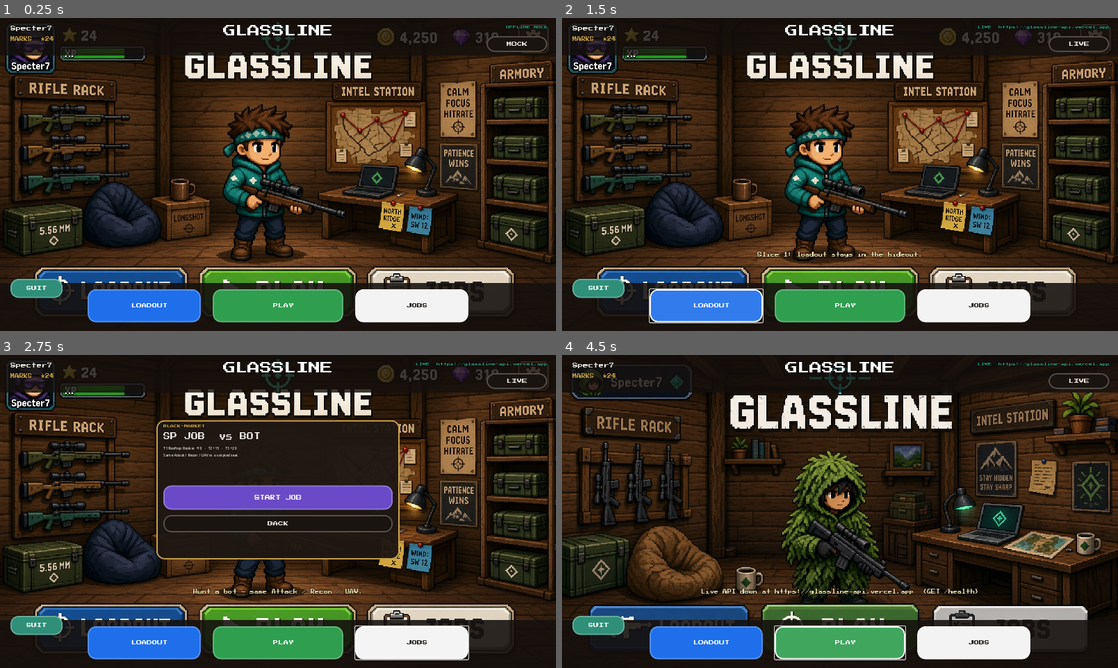
Above: before the commit, frames 1-4 (two rows, left to right).
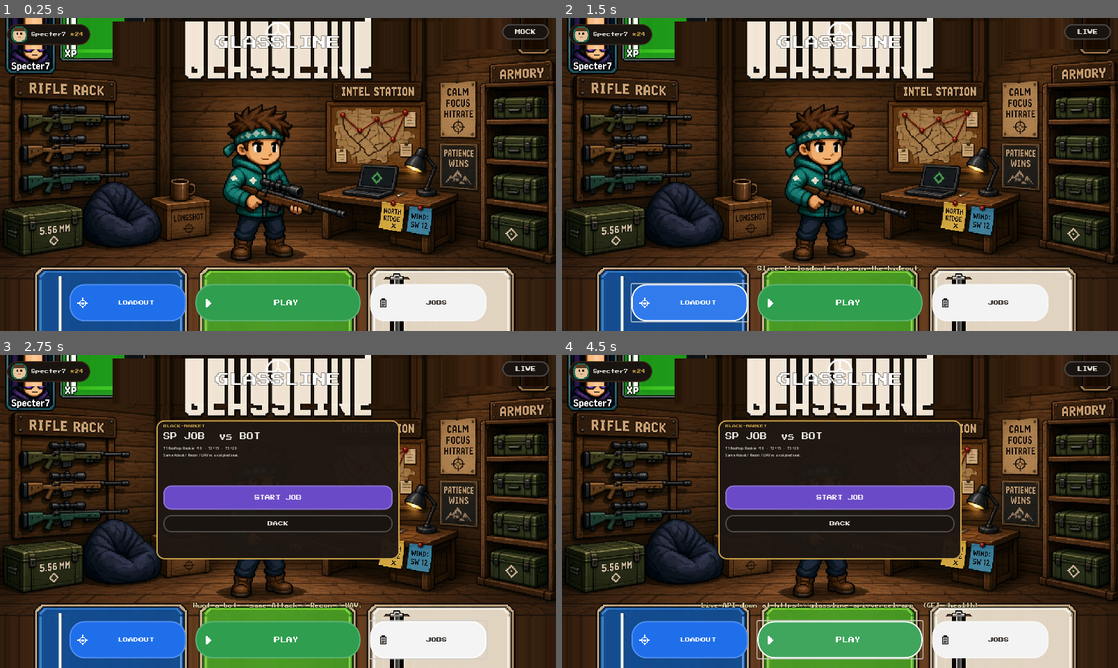
Above: after the commit, the same moments.

Repository: physikal/glassline-godot
Game: Godot game, scene res://scenes/lobby/hideout_lobby.tscn
Same seed, same stepped clock (60 frames per second), same inputs: the game is played once before the commit and once after it.
Inputs (mouse positions are in pixels of both pictures, inside the frame that each line leads up to; where the layout moved, square brackets give the same spot in the first picture):
- Up to frame 1 (0.25 s): no input
- Up to frame 2 (1.5 s): click "MOCK" at 0.5 s; click "LOADOUT" at 1.25 s
- Up to frame 3 (2.75 s): click "JOBS" at 2 s
- Up to frame 4 (4.5 s): click (840, 514) [600, 624] at 2.75 s; click "BACK" (after the commit: "JOBS") at 3.5 s; click "PLAY" at 4.25 s

The runs differ from the first frame. In frame 1, 18% of the frame differs, in the area x 0-100%, y 0-100%; in frame 2, 18%; in frame 3, 18%; in frame 4, 59%.

Commit message:
Align hideout lobby chrome with the locked canon plate.
Strip stacked HUD bars and the SUIT dock button so the operative and PLAY CTA read first. Live Marks stay on a compact chip; MOCK/LIVE stays a quiet toggle.

Co-authored-by: physikal <physikal@users.noreply.github.com>

Diff:
--- a/scenes/lobby/hideout_lobby.gd
+++ b/scenes/lobby/hideout_lobby.gd
@@ -19,12 +19,26 @@
 	_refresh_bg()
 	_bind_wallet()
 	_refresh_marks()
-	if "--capture-a1" in OS.get_cmdline_user_args():
+	var args := OS.get_cmdline_user_args()
+	if "--capture-lobby" in args:
+		await _capture_lobby()
+	elif "--capture-a1" in args:
 		await get_tree().process_frame
 		_on_play()
-	elif "--capture-sp-end" in OS.get_cmdline_user_args():
+	elif "--capture-sp-end" in args:
 		await get_tree().process_frame
 		_on_start_job()
+
+
+func _capture_lobby() -> void:
+	await get_tree().process_frame
+	await get_tree().process_frame
+	await RenderingServer.frame_post_draw
+	var img := get_viewport().get_texture().get_image()
+	var path := ProjectSettings.globalize_path("res://artifacts/a1-lobby.png")
+	img.save_png(path)
+	print("A1_LOBBY_CAPTURE ", path)
+	get_tree().quit()
 
 
 func _build() -> void:
@@ -35,87 +49,121 @@
 	_bg.mouse_filter = Control.MOUSE_FILTER_IGNORE
 	add_child(_bg)
 
-	var top := ColorRect.new()
-	top.color = Color(0.08, 0.06, 0.05, 0.82)
-	top.set_anchors_and_offsets_preset(PRESET_TOP_WIDE)
-	top.offset_bottom = 86
-	add_child(top)
-
-	var chip := Label.new()
-	chip.text = ClientSession.HANDLE
-	chip.position = Vector2(24, 18)
-	Chrome.apply_label(chip, 12, Chrome.CREAM, true)
+	## Operative hit — ghillie stays off the dock so PLAY can read as the CTA.
+	var operative := Button.new()
+	operative.flat = true
+	operative.tooltip_text = "Swap suit"
+	operative.set_anchors_preset(PRESET_CENTER)
+	operative.offset_left = -130
+	operative.offset_right = 130
+	operative.offset_top = -150
+	operative.offset_bottom = 170
+	var clear := StyleBoxEmpty.new()
+	operative.add_theme_stylebox_override("normal", clear)
+	operative.add_theme_stylebox_override("hover", clear)
+	operative.add_theme_stylebox_override("pressed", clear)
+	operative.add_theme_stylebox_override("focus", clear)
+	operative.pressed.connect(_toggle_suit)
+	add_child(operative)
+
+	var chip := PanelContainer.new()
+	chip.position = Vector2(16, 14)
+	chip.mouse_filter = Control.MOUSE_FILTER_IGNORE
+	var chip_box := Chrome.flat(Chrome.INK, 24, Color("3d2a1c"), 2)
+	chip_box.content_margin_left = 10
+	chip_box.content_margin_right = 16
+	chip_box.content_margin_top = 6
+	chip_box.content_margin_bottom = 6
+	chip.add_theme_stylebox_override("panel", chip_box)
 	add_child(chip)
 
+	var chip_row := HBoxContainer.new()
+	chip_row.add_theme_constant_override("separation", 10)
+	chip.add_child(chip_row)
+
+	var face := TextureRect.new()
+	face.texture = Chrome.make_face("p1", 36)
+	face.custom_minimum_size = Vector2(36, 36)
+	face.stretch_mode = TextureRect.STRETCH_KEEP_ASPECT_CENTERED
+	face.mouse_filter = Control.MOUSE_FILTER_IGNORE
+	chip_row.add_child(face)
+
+	var handle := Label.new()
+	handle.text = ClientSession.HANDLE
+	handle.vertical_alignment = VERTICAL_ALIGNMENT_CENTER
+	Chrome.apply_label(handle, 10, Chrome.CREAM, true)
+	chip_row.add_child(handle)
+
 	_marks = Label.new()
-	_marks.position = Vector2(24, 44)
-	_marks.size = Vector2(420, 22)
+	_marks.vertical_alignment = VERTICAL_ALIGNMENT_CENTER
 	Chrome.apply_label(_marks, 10, Chrome.HIGH_GOLD, true)
-	add_child(_marks)
+	chip_row.add_child(_marks)
 
 	_last_pay = Label.new()
-	_last_pay.position = Vector2(24, 66)
-	_last_pay.size = Vector2(520, 16)
-	Chrome.apply_label(_last_pay, 8, Color("d8c48a"), true)
+	_last_pay.visible = false
 	add_child(_last_pay)
+
+	_mode_lbl = Label.new()
+	_mode_lbl.visible = false
+	add_child(_mode_lbl)
+
+	var scope := _ScopeMark.new()
+	scope.set_anchors_preset(PRESET_CENTER_TOP)
+	scope.offset_left = -40
+	scope.offset_right = 40
+	scope.offset_top = 6
+	scope.offset_bottom = 70
+	scope.mouse_filter = Control.MOUSE_FILTER_IGNORE
+	add_child(scope)
 
 	var title := Label.new()
 	title.text = "GLASSLINE"
-	title.position = Vector2(0, 16)
-	title.size = Vector2(1280, 48)
+	title.set_anchors_preset(PRESET_TOP_WIDE)
+	title.offset_top = 28
+	title.offset_bottom = 88
 	title.horizontal_alignment = HORIZONTAL_ALIGNMENT_CENTER
-	Chrome.apply_label(title, 28, Color.WHITE, true)
+	title.vertical_alignment = VERTICAL_ALIGNMENT_CENTER
+	Chrome.apply_label(title, 32, Color.WHITE, true)
 	add_child(title)
 
-	_mode_lbl = Label.new()
-	_mode_lbl.position = Vector2(900, 18)
-	_mode_lbl.size = Vector2(360, 20)
-	_mode_lbl.horizontal_alignment = HORIZONTAL_ALIGNMENT_RIGHT
-	Chrome.apply_label(_mode_lbl, 8, Chrome.TEAL, true)
-	add_child(_mode_lbl)
-
-	_mode_btn = Chrome.chunk_button("MOCK", Chrome.INK, Chrome.CREAM, Vector2(140, 36))
-	_mode_btn.position = Vector2(1120, 42)
+	_mode_btn = Chrome.dock_button("MOCK", Chrome.INK, Chrome.CREAM, Vector2(108, 36))
+	_mode_btn.set_anchors_preset(PRESET_TOP_RIGHT)
+	_mode_btn.offset_left = -124
+	_mode_btn.offset_right = -16
+	_mode_btn.offset_top = 14
+	_mode_btn.offset_bottom = 50
 	_mode_btn.pressed.connect(_toggle_live)
 	add_child(_mode_btn)
 	_refresh_mode()
 
-	var bottom := ColorRect.new()
-	bottom.color = Color(0.08, 0.06, 0.05, 0.88)
-	bottom.set_anchors_and_offsets_preset(PRESET_BOTTOM_WIDE)
-	bottom.offset_top = -110
-	add_child(bottom)
-
 	var row := HBoxContainer.new()
 	row.set_anchors_preset(PRESET_BOTTOM_WIDE)
-	row.offset_top = -96
-	row.offset_bottom = -20
-	row.offset_left = 80
-	row.offset_right = -80
+	row.offset_top = -108
+	row.offset_bottom = -22
+	row.offset_left = 72
+	row.offset_right = -72
 	row.alignment = BoxContainer.ALIGNMENT_CENTER
-	row.add_theme_constant_override("separation", 28)
+	row.add_theme_constant_override("separation", 22)
 	add_child(row)
 
-	var loadout := Chrome.chunk_button("  LOADOUT", Chrome.LOADOUT_BLUE, Color.WHITE, Vector2(260, 68))
+	var loadout := Chrome.dock_button("LOADOUT", Chrome.LOADOUT_BLUE, Color.WHITE, Vector2(268, 68), "loadout")
 	loadout.pressed.connect(_toast_msg.bind("Slice 1: loadout stays in the hideout."))
 	row.add_child(loadout)
 
-	var play := Chrome.chunk_button("  PLAY", Chrome.PLAY_GREEN, Color.WHITE, Vector2(300, 72))
+	var play := Chrome.dock_button("PLAY", Chrome.PLAY_GREEN, Color.WHITE, Vector2(380, 78), "play")
 	play.pressed.connect(_on_play)
 	row.add_child(play)
 
-	var jobs := Chrome.chunk_button("  JOBS", Chrome.JOBS_WHITE, Chrome.INK, Vector2(260, 68))
+	var jobs := Chrome.dock_button("JOBS", Chrome.JOBS_WHITE, Chrome.INK, Vector2(268, 68), "jobs")
 	jobs.pressed.connect(_toggle_jobs)
 	row.add_child(jobs)
 
-	var ghillie := Chrome.chunk_button("SUIT", Chrome.TEAL, Color.WHITE, Vector2(120, 44))
-	ghillie.position = Vector2(24, 600)
-	ghillie.pressed.connect(_toggle_suit)
-	add_child(ghillie)
-
 	_toast = Label.new()
-	_toast.position = Vector2(200, 540)
-	_toast.size = Vector2(880, 36)
+	_toast.set_anchors_preset(PRESET_BOTTOM_WIDE)
+	_toast.offset_top = -148
+	_toast.offset_bottom = -112
+	_toast.offset_left = 80
+	_toast.offset_right = -80
 	_toast.horizontal_alignment = HORIZONTAL_ALIGNMENT_CENTER
 	Chrome.apply_label(_toast, 10, Color("f0e3b0"), true)
 	add_child(_toast)
@@ -170,7 +218,7 @@
 
 func _refresh_marks() -> void:
 	if _marks:
-		_marks.text = Chrome.marks_chip_text(ClientSession.marks)
+		_marks.text = Chrome.marks_star_text(ClientSession.marks)
 	if _last_pay:
 		if ClientSession.last_payout.is_empty():
 			_last_pay.text = ""
@@ -184,11 +232,44 @@
 				_last_pay.text = "Last hunt  %s" % line
 			else:
 				_last_pay.text = "Last hunt  %s" % why
+			if _toast and _toast.text == "":
+				_toast_msg(_last_pay.text)
 
 
 func _refresh_bg() -> void:
 	var path := "res://assets/canon/lobby-ghillie.jpg" if ClientSession.ghillie else "res://assets/canon/lobby-canon.jpg"
-	_bg.texture = load(path)
+	var src: Texture2D = load(path)
+	_bg.texture = _plate_without_baked_chrome(src)
+
+
+func _plate_without_baked_chrome(src: Texture2D) -> Texture2D:
+	## Clone nearby wall/floor over the plate's baked HUD + dock so live chrome can sit on wood.
+	if src == null:
+		return src
+	var img := src.get_image()
+	if img == null:
+		return src
+	if img.is_compressed():
+		img.decompress()
+	var w := img.get_width()
+	var h := img.get_height()
+	## Top-left player HUD / XP
+	_clone_band(img, 0, 0, mini(400, w), mini(72, h), 0, mini(82, h - 1))
+	## Top-right currency / settings
+	_clone_band(img, maxi(0, w - 440), 0, w, mini(72, h), maxi(0, w - 440), mini(82, h - 1))
+	## Baked title / tiny scope
+	_clone_band(img, 260, 8, mini(1020, w), mini(112, h), 260, mini(128, h - 1))
+	## Bottom dock pills
+	_clone_band(img, 0, maxi(0, h - 118), w, h, 0, maxi(0, h - 126))
+	return ImageTexture.create_from_image(img)
+
+
+func _clone_band(img: Image, x0: int, y0: int, x1: int, y1: int, src_x: int, src_y: int) -> void:
+	for y in range(y0, y1):
+		for x in range(x0, x1):
+			var sx := clampi(src_x + (x - x0), 0, img.get_width() - 1)
+			var sy := clampi(src_y, 0, img.get_height() - 1)
+			img.set_pixel(x, y, img.get_pixel(sx, sy))
 
 
 func _toggle_suit() -> void:
@@ -217,9 +298,11 @@
 	if ClientSession.use_live_api():
 		_mode_lbl.text = "LIVE  %s" % ClientSession.api_base_url()
 		_mode_btn.text = "LIVE"
+		_mode_btn.tooltip_text = ClientSession.api_base_url()
 	else:
 		_mode_lbl.text = "OFFLINE MOCK"
 		_mode_btn.text = "MOCK"
+		_mode_btn.tooltip_text = "Offline mock"
 
 
 func _on_play() -> void:
@@ -305,3 +388,16 @@
 	ClientSession.apply_snapshot(ready_snap)
 	MatchAPI.start_events()
 	get_tree().change_scene_to_file("res://scenes/match/match_screen.tscn")
+
+
+class _ScopeMark extends Control:
+	func _draw() -> void:
+		var center := size * 0.5
+		var radius := minf(size.x, size.y) * 0.42
+		var color := Color(1, 1, 1, 0.92)
+		draw_arc(center, radius, 0.0, TAU, 56, color, 3.2, true)
+		draw_arc(center, radius * 0.22, 0.0, TAU, 28, color, 2.4, true)
+		draw_line(center + Vector2(0, -radius), center + Vector2(0, -radius * 0.34), color, 3.0, true)
+		draw_line(center + Vector2(0, radius * 0.34), center + Vector2(0, radius), color, 3.0, true)
+		draw_line(center + Vector2(-radius, 0), center + Vector2(-radius * 0.34, 0), color, 3.0, true)
+		draw_line(center + Vector2(radius * 0.34, 0), center + Vector2(radius, 0), color, 3.0, true)
--- a/scripts/chrome.gd
+++ b/scripts/chrome.gd
@@ -59,20 +59,38 @@
 	return "MARKS  ★%d" % balance
 
 
+static func marks_star_text(balance: int) -> String:
+	return "★%d" % balance
+
+
 static func chunk_button(text: String, bg: Color, fg: Color, min_size: Vector2 = Vector2(220, 64)) -> Button:
+	return _styled_button(text, bg, fg, min_size, 18, 12)
+
+
+static func dock_button(text: String, bg: Color, fg: Color, min_size: Vector2, icon_kind: String = "") -> Button:
+	var radius := int(min_size.y * 0.5)
+	var button := _styled_button(text, bg, fg, min_size, radius, 12 if min_size.x < 340 else 14)
+	if icon_kind != "":
+		button.icon = make_icon(icon_kind, fg, 26)
+		button.add_theme_constant_override("h_separation", 12)
+		button.add_theme_constant_override("icon_max_width", 26)
+	return button
+
+
+static func _styled_button(text: String, bg: Color, fg: Color, min_size: Vector2, radius: int, font_px: int) -> Button:
 	var button := Button.new()
 	button.text = text
 	button.custom_minimum_size = min_size
 	button.add_theme_font_override("font", pixel_font())
-	button.add_theme_font_size_override("font_size", 12)
+	button.add_theme_font_size_override("font_size", font_px)
 	button.add_theme_color_override("font_color", fg)
 	button.add_theme_color_override("font_hover_color", fg)
 	button.add_theme_color_override("font_pressed_color", fg)
 	button.add_theme_color_override("font_disabled_color", Color(fg, 0.45))
-	button.add_theme_stylebox_override("normal", flat(bg, 18, bg.lightened(0.25), 3))
-	button.add_theme_stylebox_override("hover", flat(bg.lightened(0.08), 18, Color.WHITE, 3))
-	button.add_theme_stylebox_override("pressed", flat(bg.darkened(0.12), 18, bg.darkened(0.3), 3))
-	button.add_theme_stylebox_override("disabled", flat(bg.darkened(0.35), 18, bg.darkened(0.5), 3))
+	button.add_theme_stylebox_override("normal", flat(bg, radius, bg.lightened(0.22), 3))
+	button.add_theme_stylebox_override("hover", flat(bg.lightened(0.08), radius, Color.WHITE, 3))
+	button.add_theme_stylebox_override("pressed", flat(bg.darkened(0.12), radius, bg.darkened(0.3), 3))
+	button.add_theme_stylebox_override("disabled", flat(bg.darkened(0.35), radius, bg.darkened(0.5), 3))
 	return button
 
 
@@ -124,14 +142,18 @@
 	var img := Image.create(px, px, false, Image.FORMAT_RGBA8)
 	img.fill(Color(0, 0, 0, 0))
 	match kind:
-		"attack":
+		"attack", "loadout":
 			_icon_crosshair(img, color)
 		"recon":
 			_icon_binoculars(img, color)
-		"ability":
+		"ability", "star":
 			_icon_star(img, color)
 		"clock":
 			_icon_clock(img, color)
+		"play":
+			_icon_play(img, color)
+		"jobs":
+			_icon_clipboard(img, color)
 		_:
 			_icon_star(img, color)
 	return ImageTexture.create_from_image(img)
@@ -223,6 +245,23 @@
 	_fill_rect(img, 13, 13, 7, 2, color)
 
 
+static func _icon_play(img: Image, color: Color) -> void:
+	for y in range(5, 24):
+		var dy := absi(y - 14)
+		var width := 13 - dy
+		if width > 0:
+			_fill_rect(img, 8, y, width, 1, color)
+
+
+static func _icon_clipboard(img: Image, color: Color) -> void:
+	_fill_rect(img, 7, 6, 15, 18, color)
+	_fill_rect(img, 9, 8, 11, 14, Color(0, 0, 0, 0.28))
+	_fill_rect(img, 10, 3, 9, 5, color)
+	_fill_rect(img, 10, 11, 9, 2, color)
+	_fill_rect(img, 10, 15, 9, 2, color)
+	_fill_rect(img, 10, 19, 7, 2, color)
+
+
 static func _px(img: Image, x: int, y: int, color: Color) -> void:
 	if x < 0 or y < 0 or x >= img.get_width() or y >= img.get_height():
 		return
Not shown, changed: artifacts/A1_A3_NOTES.md
